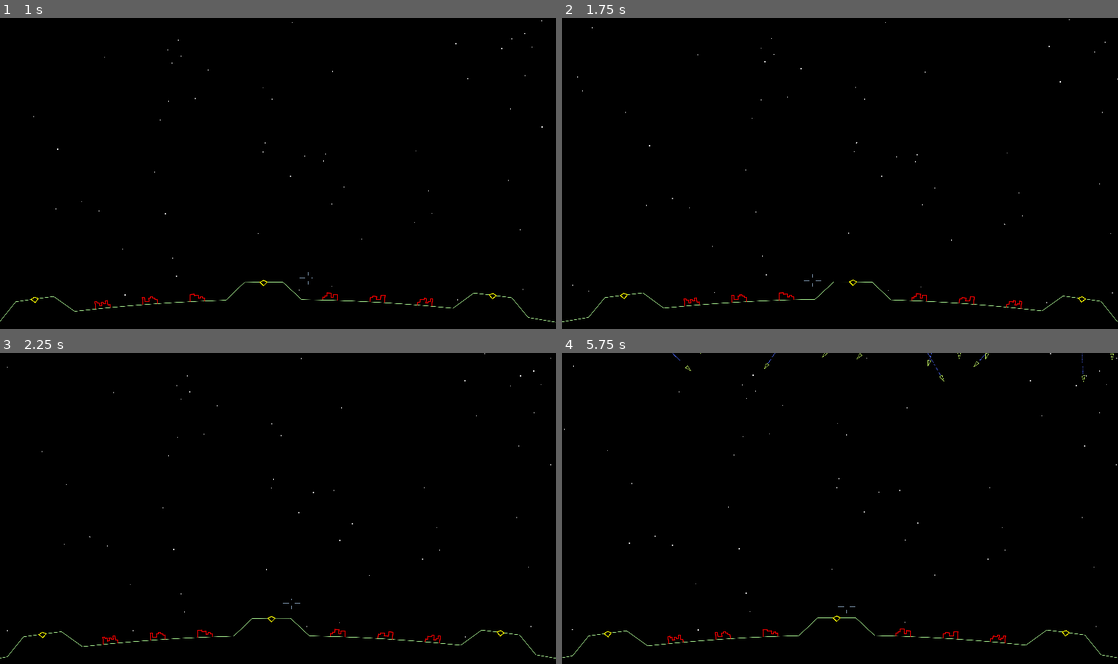
Above: before the commit, frames 1-4 (two rows, left to right).
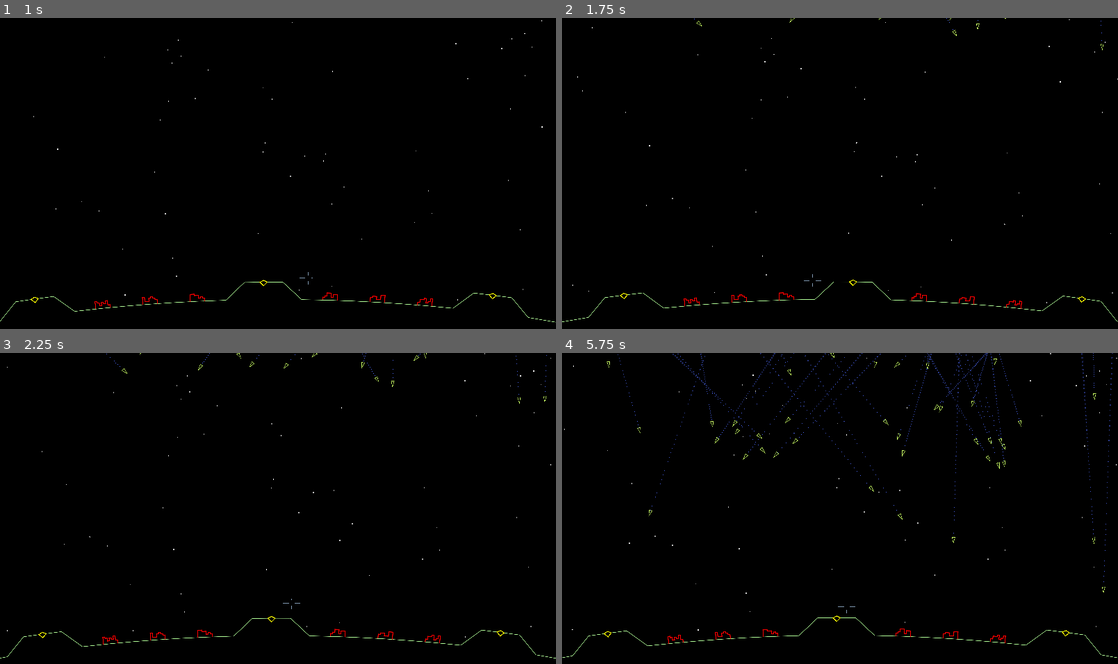
Above: after the commit, the same moments.

Repository: tartley/missile-commander
Game: Godot game, scene res://main.tscn
Same seed, same stepped clock (60 frames per second), same inputs: the game is played once before the commit and once after it.
Inputs (mouse positions are in pixels of both pictures, inside the frame that each line leads up to):
- Up to frame 1 (1 s): tap Enter at 0.5 s; move the mouse to (305, 173) at 0.52 s
- Up to frame 2 (1.75 s): tap Space at 1.25 s; move the mouse to (812, 176) at 1.27 s
- Up to frame 3 (2.25 s): move the mouse to (289, 502) at 2.02 s
- Up to frame 4 (5.75 s): move the mouse to (834, 514) at 2.77 s; move the mouse to (878, 511) at 3.52 s; move the mouse to (795, 505) at 4.27 s; move the mouse to (845, 508) at 5.02 s

Frame 1 is identical in both runs. In frame 2, less than 0.1% of the frame differs, in the area x 23-98%, y 0-11%; in frame 3, less than 0.1%; in frame 4, 0.6%, in the area x 8-100%, y 0-78%.

Commit message:
Pops now play a simple explosion sound

Diff:
--- a/main.gd
+++ b/main.gd
@@ -13,7 +13,7 @@
     var start := Vector2(randf_range(-2000, +2000), randf_range(14100, 20000))
     var targets:Array[Vector2] = positions($World/Ground.cities) + positions($World/Ground.bases) + $World/Ground.gaps
     var destination:Vector2 = targets.pick_random()
-    var speed := randf_range(50, 100)
+    var speed := randf_range(50, 400)
     missile.launch(start, destination, speed)
     $World.add_child(missile)
     missile.missile_strike.connect($World/Ground.on_missile_strike)
--- a/pop.tscn
+++ b/pop.tscn
@@ -1,7 +1,13 @@
-[gd_scene load_steps=2 format=3 uid="uid://bkqmkdfhp44om"]
+[gd_scene load_steps=3 format=3 uid="uid://bkqmkdfhp44om"]
 
 [ext_resource type="Script" path="res://pop.gd" id="1_06y4m"]
+[ext_resource type="AudioStream" uid="uid://d1mb1u2k5d83b" path="res://audio/explo1.wav" id="2_8boas"]
 
 [node name="Pop" type="Node2D"]
 z_index = 1
 script = ExtResource("1_06y4m")
+
+[node name="AudioStreamPlayer2D" type="AudioStreamPlayer2D" parent="."]
+stream = ExtResource("2_8boas")
+pitch_scale = 0.5
+autoplay = true
Not shown, added: audio/explo1.wav.import
Not shown, added: audio/explo1.wav
